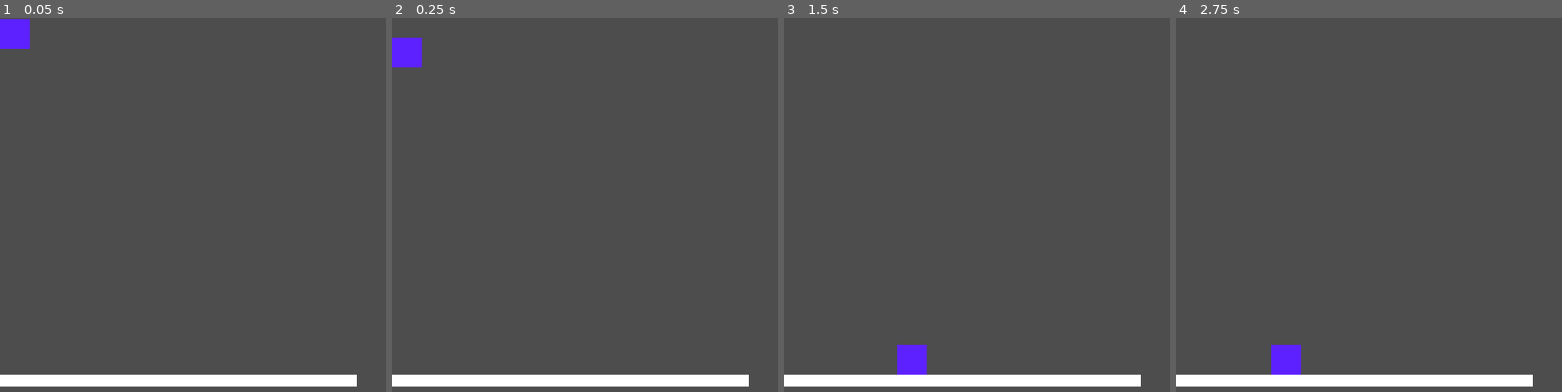
Above: before the commit, frames 1-4 (left to right).
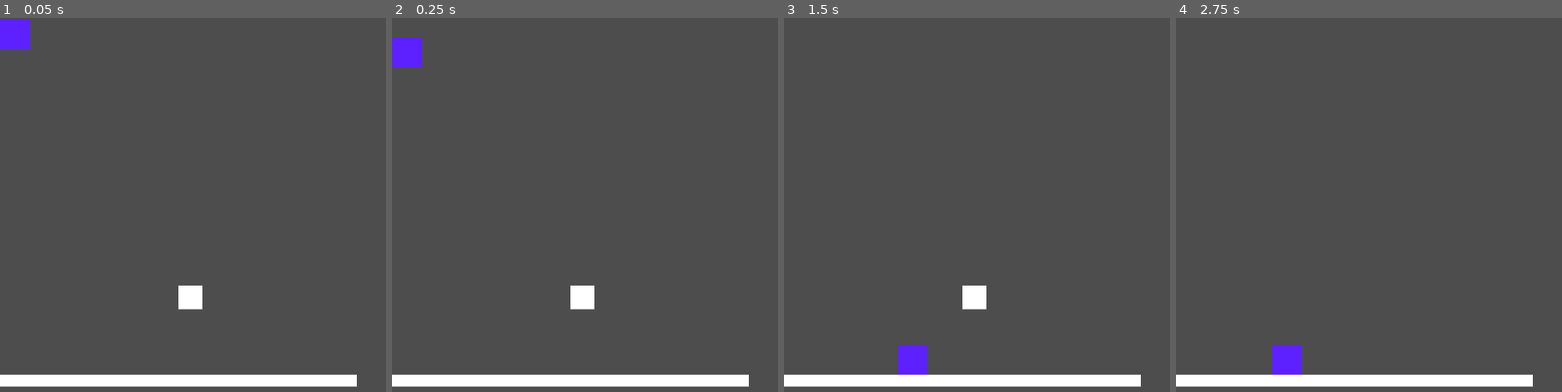
Above: after the commit, the same moments.

Repository: Rextle/godot-learning
Game: Godot game, scene res://scenes/collectable_2d.tscn
The game is run twice, just before and just after one commit, with the same random seed, the same clock (stepped at 60 frames per second) and the same inputs. Before the commit the project starts from res://scenes/gravity_2d.tscn.
Inputs:
- Up to frame 1 (0.05 s): no input
- Up to frame 2 (0.25 s): no input
- Up to frame 3 (1.5 s): tap Enter (ui_accept) at 0.5, 0.77 s; hold Right (ui_right) from 0.53 s (still down)
- Up to frame 4 (2.75 s): tap Enter (ui_accept) at 1.52 s; release Right (ui_right) at 2.03 s; hold Left (ui_left) from 2.03 s (still down)

The runs differ from the first frame. In frame 1, 0.4% of the frame differs, in the area x 46-53%, y 71-78%; in frame 2, 0.4%; in frame 3, 0.4%; in frame 4, nothing differs.

Commit message:
collectable

Diff:
--- a/project.godot
+++ b/project.godot
@@ -11,7 +11,7 @@
 [application]
 
 config/name="Godot-Learning"
-run/main_scene="uid://dfc22plcm8dfg"
+run/main_scene="uid://b3ad02qfnj7hb"
 config/features=PackedStringArray("4.6", "Forward Plus")
 config/icon="res://icon.svg"
 
--- /dev/null
+++ b/scenes/collectable.gd
@@ -0,0 +1,11 @@
+extends Area2D
+
+func _ready() -> void:
+	pass
+
+func _process(delta: float) -> void:
+	pass
+
+func _on_body_entered(body: Node2D) -> void:
+	if body.is_in_group("Player"):
+		queue_free()
--- /dev/null
+++ b/scenes/collectable_2d.tscn
@@ -0,0 +1,54 @@
+[gd_scene format=3 uid="uid://b3ad02qfnj7hb"]
+
+[ext_resource type="Script" uid="uid://bylb0covw2txn" path="res://scripts/player.gd" id="1_6keco"]
+[ext_resource type="Script" uid="uid://c2yx5oc334acq" path="res://scenes/collectable.gd" id="2_sfcrh"]
+
+[sub_resource type="RectangleShape2D" id="RectangleShape2D_sfcrh"]
+size = Vector2(50, 50)
+
+[sub_resource type="RectangleShape2D" id="RectangleShape2D_2ucn7"]
+size = Vector2(600, 20)
+
+[sub_resource type="RectangleShape2D" id="RectangleShape2D_6keco"]
+size = Vector2(40, 40)
+
+[node name="World" type="Node2D" unique_id=806285658]
+
+[node name="Player" type="CharacterBody2D" parent="." unique_id=965839429 groups=["Player"]]
+script = ExtResource("1_6keco")
+
+[node name="CollisionShape2D" type="CollisionShape2D" parent="Player" unique_id=827213572]
+position = Vector2(25, 25)
+shape = SubResource("RectangleShape2D_sfcrh")
+
+[node name="ColorRect" type="ColorRect" parent="Player" unique_id=542373178]
+offset_right = 50.0
+offset_bottom = 50.0
+color = Color(0.36708063, 0.12734401, 0.99998444, 1)
+metadata/_edit_use_anchors_ = true
+
+[node name="StaticBody2D" type="StaticBody2D" parent="." unique_id=1790378212]
+position = Vector2(0, 600)
+
+[node name="CollisionShape2D" type="CollisionShape2D" parent="StaticBody2D" unique_id=140817112]
+position = Vector2(300, 10)
+shape = SubResource("RectangleShape2D_2ucn7")
+
+[node name="ColorRect" type="ColorRect" parent="StaticBody2D" unique_id=983820600]
+offset_right = 600.0
+offset_bottom = 20.0
+metadata/_edit_use_anchors_ = true
+
+[node name="Collectable" type="Area2D" parent="." unique_id=1647874484]
+position = Vector2(300, 450)
+script = ExtResource("2_sfcrh")
+
+[node name="CollisionShape2D" type="CollisionShape2D" parent="Collectable" unique_id=1047853160]
+position = Vector2(20, 20)
+shape = SubResource("RectangleShape2D_6keco")
+
+[node name="ColorRect" type="ColorRect" parent="Collectable" unique_id=1554323066]
+offset_right = 40.0
+offset_bottom = 40.0
+
+[connection signal="body_entered" from="Collectable" to="Collectable" method="_on_body_entered"]
--- a/scenes/gravity_2d.tscn
+++ b/scenes/gravity_2d.tscn
@@ -1,6 +1,6 @@
 [gd_scene format=3 uid="uid://dfc22plcm8dfg"]
 
-[ext_resource type="Script" uid="uid://bylb0covw2txn" path="res://scenes/player.gd" id="1_1l28x"]
+[ext_resource type="Script" uid="uid://bylb0covw2txn" path="res://scripts/player.gd" id="1_1l28x"]
 
 [sub_resource type="RectangleShape2D" id="RectangleShape2D_fvse4"]
 size = Vector2(50, 50)
Not shown, added: scenes/collectable.gd.uid
Renamed: scenes/player.gd -> scripts/player.gd
Renamed: scenes/player.gd.uid -> scripts/player.gd.uid
